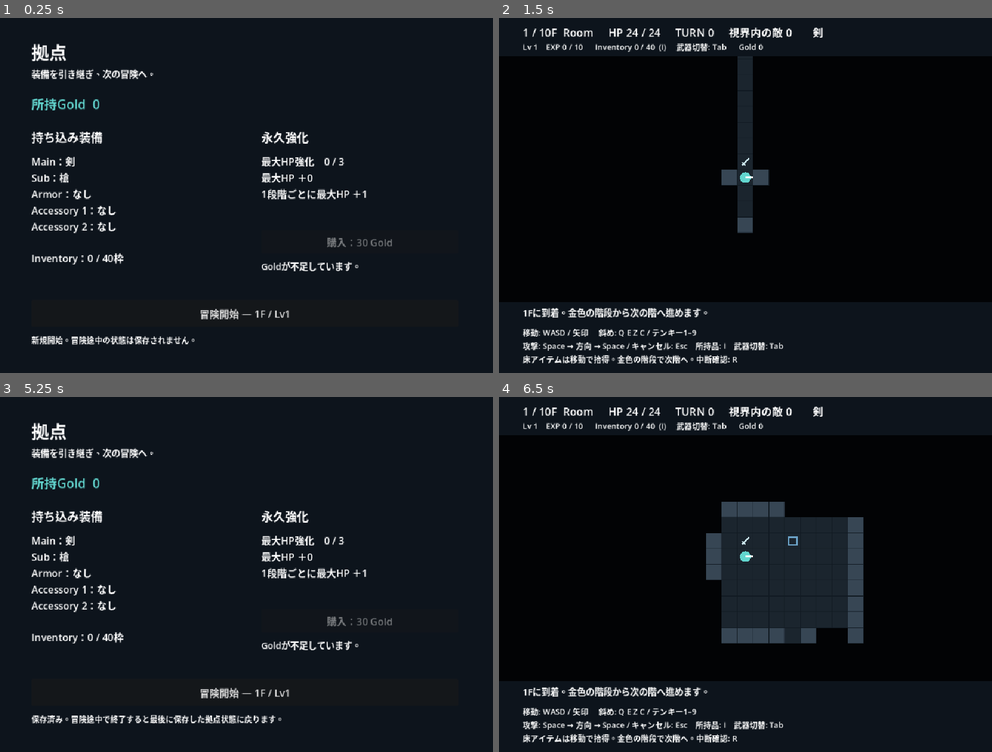
Above: before the commit, frames 1-4 (two rows, left to right).
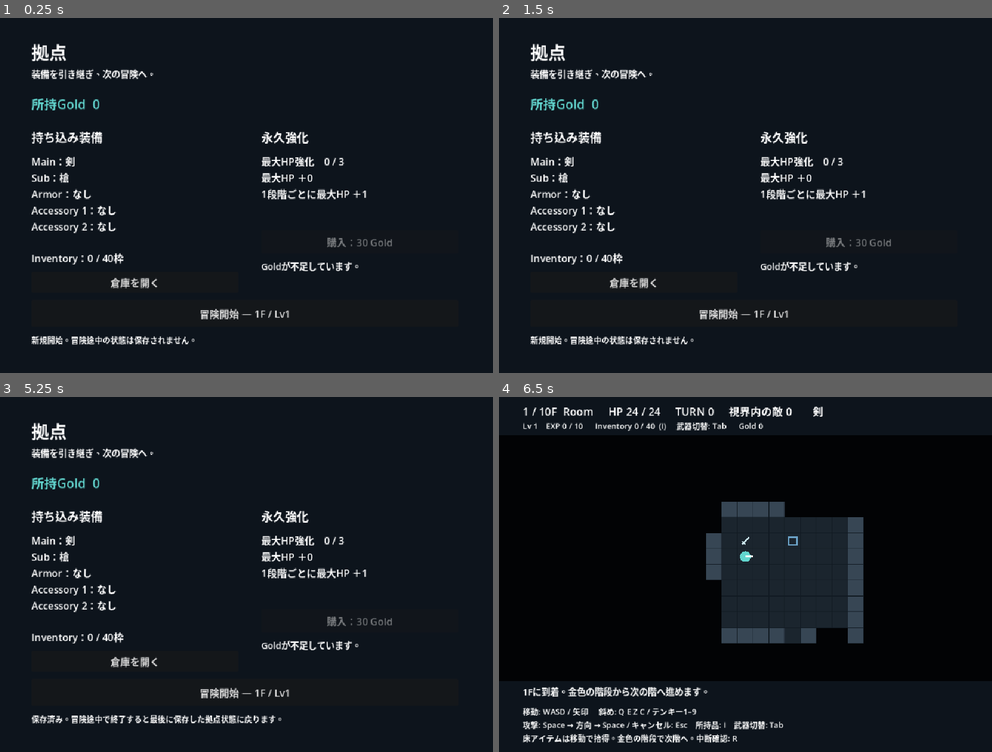
Above: after the commit, the same moments.

Repository: Termnix-IT/DungeonRemnant
Game: Godot game, scene res://game/main.tscn
The game is run twice, just before and just after one commit, with the same random seed, the same clock (stepped at 60 frames per second) and the same inputs.
Inputs (mouse positions are in pixels of both pictures, inside the frame that each line leads up to):
- Up to frame 1 (0.25 s): no input
- Up to frame 2 (1.5 s): click "冒険開始 — 1F / Lv1" (after the commit: "倉庫を開く") at 0.5 s; click (922, 60) at 1.25 s, where only the run after the commit has a clickable "閉じる (Esc)"
- Up to frame 3 (5.25 s): click (246, 691) at 2 s, where only the run after the commit has a clickable "冒険開始 — 1F / Lv1"; tap Enter at 2.75 s; move the mouse to (354, 556) at 2.77 s; hold D 2.78-3.53 s; hold Space (attack) 2.78-3.53 s; click (354, 556) at 2.92 s; tap R (restart) at 3.5 s; move the mouse to (147, 592) at 3.52 s; hold S 3.53-4.25 s; tap Right (move_e) at 3.6 s; click (147, 592) at 3.67 s; click "中断してリザルトへ" at 4.25 s; click "拠点へ戻る（R）" at 5 s
- Up to frame 4 (6.5 s): click "冒険開始 — 1F / Lv1" at 5.75 s

The runs differ from the first frame. In frame 1, 0.2% of the frame differs, in the area x 22-32%, y 73-77%; in frame 2, 8.7%, in the area x 4-80%, y 2-98%; in frame 3, 0.2%; in frame 4, less than 0.1%.

Commit message:
feat: add persistent hub warehouse

Diff:
--- a/rogue-like-play/game/hub/hub.gd
+++ b/rogue-like-play/game/hub/hub.gd
@@ -2,6 +2,7 @@
 
 signal start_requested
 signal purchase_requested
+signal storage_transfer_requested(from_storage: bool, index: int)
 
 var gold_label: Label
 var equipment_label: Label
@@ -10,6 +11,9 @@
 var purchase_button: Button
 var start_button: Button
 var save_label: Label
+var warehouse_button: Button
+@onready var warehouse_panel: WarehousePanel = $WarehousePanel
+var _state: RunCarryover
 
 
 func _ready() -> void:
@@ -28,9 +32,14 @@
 	purchase_button = _button("", Vector2(530, 430), Vector2(400, 48))
 	purchase_button.pressed.connect(func(): purchase_requested.emit())
 	feedback = _label("", Vector2(530, 490), Vector2(400, 55), 18)
+	warehouse_button = _button("倉庫を開く", Vector2(64, 515), Vector2(420, 42))
+	warehouse_button.pressed.connect(func(): warehouse_panel.present(_state))
 	start_button = _button("冒険開始 — 1F / Lv1", Vector2(64, 572), Vector2(866, 54))
 	start_button.pressed.connect(func(): start_requested.emit())
 	save_label = _label("", Vector2(64, 640), Vector2(866, 65), 16)
+	warehouse_panel.transfer_requested.connect(func(from_storage: bool, index: int): storage_transfer_requested.emit(from_storage, index))
+	# GUI input follows sibling order, so keep the modal after dynamically created Hub controls.
+	move_child(warehouse_panel, get_child_count() - 1)
 
 
 func _label(text: String, position: Vector2, size: Vector2, font_size: int) -> Label:
@@ -56,6 +65,7 @@
 
 
 func refresh(state: RunCarryover, message: String = "") -> void:
+	_state = state
 	gold_label.text = "所持Gold  %d" % state.gold
 	var lines: PackedStringArray = []
 	for index in state.equipment.slots.size():
@@ -69,3 +79,4 @@
 	purchase_button.text = "強化上限に到達" if cost < 0 else "購入：%d Gold" % cost
 	purchase_button.disabled = cost < 0 or state.gold < cost
 	feedback.text = message if not message.is_empty() else ("Goldが不足しています。" if cost >= 0 and state.gold < cost else "")
+	warehouse_panel.refresh(state)
--- a/rogue-like-play/game/hub/hub.tscn
+++ b/rogue-like-play/game/hub/hub.tscn
@@ -1,4 +1,6 @@
-[gd_scene load_steps=2 format=3]
+[gd_scene load_steps=3 format=3]
 [ext_resource type="Script" path="res://game/hub/hub.gd" id="1"]
+[ext_resource type="PackedScene" path="res://ui/warehouse_panel.tscn" id="2"]
 [node name="Hub" type="CanvasLayer"]
 script = ExtResource("1")
+[node name="WarehousePanel" parent="." instance=ExtResource("2")]
--- a/rogue-like-play/game/main.gd
+++ b/rogue-like-play/game/main.gd
@@ -15,6 +15,7 @@
 		state = save_store.load_state()
 	$Hub.start_requested.connect(start_run)
 	$Hub.purchase_requested.connect(purchase_upgrade)
+	$Hub.storage_transfer_requested.connect(transfer_storage)
 	$Hub.refresh(state)
 	_update_save_status()
 
@@ -34,12 +35,37 @@
 	return purchased
 
 
+func transfer_storage(from_storage: bool, index: int) -> bool:
+	if active_run != null or not has_node("Hub") or not $Hub.visible:
+		return false
+	var previous_inventory := state.inventory.copy()
+	var previous_storage := state.storage.copy()
+	var source := state.storage if from_storage else state.inventory
+	var destination := state.inventory if from_storage else state.storage
+	var moved := state.transfer_item(source, destination, index)
+	if moved == 0:
+		$Hub.warehouse_panel.refresh(state, "移動できません。移動先の空き容量を確認してください。")
+		return false
+	if saving_enabled and not save_store.save_state(state):
+		state.inventory = previous_inventory
+		state.storage = previous_storage
+		$Hub.warehouse_panel.refresh(state, "保存に失敗したため、アイテム移動を取り消しました。")
+		_update_save_status()
+		return false
+	var action := "取り出しました" if from_storage else "預けました"
+	$Hub.refresh(state)
+	$Hub.warehouse_panel.refresh(state, "%d個%s。" % [moved, action])
+	_update_save_status()
+	return true
+
+
 func start_run() -> void:
 	if active_run != null or not has_node("Hub") or not $Hub.visible:
 		return
 	if saving_enabled and not save_store.save_state(state):
 		_update_save_status()
 		return
+	$Hub.warehouse_panel.close()
 	$Hub.hide()
 	active_run = run_scene.instantiate()
 	active_run.name = "Run"
--- a/rogue-like-play/game/run/run_carryover.gd
+++ b/rogue-like-play/game/run/run_carryover.gd
@@ -1,8 +1,12 @@
 class_name RunCarryover
 extends RefCounted
 
+const STORAGE_MAX_ENTRIES := 120
+const STORAGE_MAX_STACK := 999
+
 var gold := 0
 var inventory := Inventory.new()
+var storage := Inventory.new(STORAGE_MAX_ENTRIES, STORAGE_MAX_STACK)
 var equipment := Equipment.new()
 var hp_upgrade_level := 0
 var upgrade: PermanentUpgrade = preload("res://data/upgrades/max_hp.tres")
@@ -15,6 +19,17 @@
 	gold -= cost
 	hp_upgrade_level += 1
 	return true
+
+
+func transfer_item(source: Inventory, destination: Inventory, index: int) -> int:
+	if source == null or destination == null or source == destination or index < 0 or index >= source.entries.size():
+		return 0
+	var entry := source.entries[index]
+	var unaccepted := destination.add(entry.item, entry.count)
+	var moved := entry.count - unaccepted
+	if moved > 0:
+		source.remove(index, moved)
+	return moved
 
 
 func capture(player: Node2D, held_gold: int) -> void:
--- a/rogue-like-play/game/save/save_codec.gd
+++ b/rogue-like-play/game/save/save_codec.gd
@@ -6,13 +6,17 @@
 
 
 static func encode(state: RunCarryover) -> Dictionary:
-	var inventory: Array = []
-	for entry in state.inventory.entries:
-		inventory.append({"id": String(entry.item.id), "count": entry.count})
 	var equipment: Array = []
 	for item in state.equipment.slots:
 		equipment.append(String(item.id) if item != null else null)
-	return {"version": VERSION, "gold": state.gold, "hp_upgrade_level": state.hp_upgrade_level, "inventory": inventory, "equipment": equipment}
+	return {"version": VERSION, "gold": state.gold, "hp_upgrade_level": state.hp_upgrade_level, "inventory": _encode_inventory(state.inventory), "storage": _encode_inventory(state.storage), "equipment": equipment}
+
+
+static func _encode_inventory(inventory: Inventory) -> Array:
+	var result: Array = []
+	for entry in inventory.entries:
+		result.append({"id": String(entry.item.id), "count": entry.count})
+	return result
 
 
 static func integer(value: Variant, minimum: int, maximum: int) -> bool:
@@ -25,21 +29,11 @@
 	var state := RunCarryover.new()
 	if not integer(data.get("gold"), 0, MAX_GOLD) or not integer(data.get("hp_upgrade_level"), 0, state.upgrade.costs.size()):
 		return null
-	if not data.get("inventory") is Array or data.inventory.size() > Inventory.MAX_ENTRIES:
+	if not _decode_inventory(data.get("inventory"), state.inventory):
 		return null
-	var stacks: Dictionary = {}
-	for entry: Variant in data.inventory:
-		if not entry is Dictionary or not entry.get("id") is String:
-			return null
-		var item := ItemCatalog.by_id(entry.id)
-		if item == null or not integer(entry.get("count"), 1, Inventory.MAX_STACK if item.stackable() else 1):
-			return null
-		if item.stackable():
-			if stacks.has(item.id):
-				return null
-			stacks[item.id] = true
-		if state.inventory.add(item, int(entry.count)) != 0:
-			return null
+	# Storage was added without changing version 1 so existing saves migrate to an empty warehouse.
+	if data.has("storage") and not _decode_inventory(data.storage, state.storage):
+		return null
 	if not data.get("equipment") is Array or data.equipment.size() != 5:
 		return null
 	for index in 5:
@@ -56,3 +50,22 @@
 	state.gold = int(data.gold)
 	state.hp_upgrade_level = int(data.hp_upgrade_level)
 	return state
+
+
+static func _decode_inventory(data: Variant, inventory: Inventory) -> bool:
+	if not data is Array or data.size() > inventory.max_entries:
+		return false
+	var stacks: Dictionary = {}
+	for entry: Variant in data:
+		if not entry is Dictionary or not entry.get("id") is String:
+			return false
+		var item := ItemCatalog.by_id(entry.id)
+		if item == null or not integer(entry.get("count"), 1, inventory.max_stack if item.stackable() else 1):
+			return false
+		if item.stackable():
+			if stacks.has(item.id):
+				return false
+			stacks[item.id] = true
+		if inventory.add(item, int(entry.count)) != 0:
+			return false
+	return true
--- a/rogue-like-play/items/inventory.gd
+++ b/rogue-like-play/items/inventory.gd
@@ -4,6 +4,13 @@
 const MAX_ENTRIES := 40
 const MAX_STACK := 50
 var entries: Array[InventoryEntry] = []
+var max_entries: int
+var max_stack: int
+
+
+func _init(entry_limit: int = MAX_ENTRIES, stack_limit: int = MAX_STACK) -> void:
+	max_entries = entry_limit
+	max_stack = stack_limit
 
 
 func add(item: ItemData, amount: int = 1) -> int:
@@ -13,15 +20,15 @@
 	if item.stackable():
 		for entry in entries:
 			if entry.item.id == item.id:
-				var accepted := mini(amount, MAX_STACK - entry.count)
+				var accepted := mini(amount, max_stack - entry.count)
 				entry.count += accepted
 				return amount - accepted
-		if entries.size() >= MAX_ENTRIES:
+		if entries.size() >= max_entries:
 			return amount
-		var accepted := mini(amount, MAX_STACK)
+		var accepted := mini(amount, max_stack)
 		entries.append(InventoryEntry.new(item, accepted))
 		return amount - accepted
-	var accepted := mini(amount, MAX_ENTRIES - entries.size())
+	var accepted := mini(amount, max_entries - entries.size())
 	for index in accepted:
 		entries.append(InventoryEntry.new(item))
 	return amount - accepted
@@ -37,7 +44,7 @@
 
 
 func copy() -> Inventory:
-	var result := Inventory.new()
+	var result := Inventory.new(max_entries, max_stack)
 	for entry in entries:
 		result.entries.append(InventoryEntry.new(entry.item, entry.count))
 	return result
--- a/rogue-like-play/tests/capture_hub.gd
+++ b/rogue-like-play/tests/capture_hub.gd
@@ -12,8 +12,12 @@
 
 
 func click(button: Button) -> void:
+	await click_at(button.get_global_rect().get_center())
+
+
+func click_at(position: Vector2) -> void:
 	var event := InputEventMouseButton.new()
-	event.position = button.get_global_rect().get_center()
+	event.position = position
 	event.button_index = MOUSE_BUTTON_LEFT
 	event.pressed = true
 	Input.parse_input_event(event)
@@ -35,10 +39,35 @@
 	var ok := root.get_texture().get_image().save_png("res://.godot/hub_initial.png") == OK
 	# Test-only funds make purchase verification repeatable; production starts at 0.
 	main.state.gold = 101
+	main.state.inventory.add(ItemCatalog.POTION, 10)
 	hub.refresh(main.state)
 	await click(hub.purchase_button)
 	ok = ok and main.state.gold == 71 and main.state.hp_upgrade_level == 1
 	ok = root.get_texture().get_image().save_png("res://.godot/hub_purchased.png") == OK and ok
+	await click(hub.warehouse_button)
+	var warehouse: WarehousePanel = hub.warehouse_panel
+	ok = ok and warehouse.visible
+	ok = root.get_texture().get_image().save_png("res://.godot/hub_warehouse.png") == OK and ok
+	var inventory_list: ItemList = warehouse.get_node("Panel/InventoryList")
+	await click_at(inventory_list.get_global_rect().position + Vector2(24, 20))
+	await click(warehouse.get_node("Panel/Deposit"))
+	ok = ok and main.state.inventory.entries.is_empty() and main.state.storage.entries[0].count == 10
+	var storage_list: ItemList = warehouse.get_node("Panel/StorageList")
+	await click_at(storage_list.get_global_rect().position + Vector2(24, 20))
+	await click(warehouse.get_node("Panel/Withdraw"))
+	ok = ok and main.state.inventory.entries[0].count == 10 and main.state.storage.entries.is_empty()
+	await click(warehouse.get_node("Panel/Close"))
+	ok = ok and not warehouse.visible
+	await click(hub.warehouse_button)
+	var escape := InputEventKey.new()
+	escape.keycode = KEY_ESCAPE
+	escape.pressed = true
+	Input.parse_input_event(escape)
+	var escape_release := escape.duplicate() as InputEventKey
+	escape_release.pressed = false
+	Input.parse_input_event(escape_release)
+	await settle()
+	ok = ok and not warehouse.visible
 	await click(hub.start_button)
 	ok = ok and main.active_run != null and not hub.visible
 	var run: Node2D = main.active_run
@@ -63,5 +92,5 @@
 	await settle()
 	await click(main.active_run.result_panel.accept)
 	ok = ok and hub.visible and main.active_run == null and main.state.gold == 36
-	print("Hub capture, mouse purchase/start/return and keyboard R return: ", "passed" if ok else "FAILED")
+	print("Hub capture, mouse warehouse/purchase/start/return and keyboard R return: ", "passed" if ok else "FAILED")
 	quit(0 if ok else 1)
--- a/rogue-like-play/tests/test_hub.gd
+++ b/rogue-like-play/tests/test_hub.gd
@@ -32,10 +32,23 @@
 	root.add_child(main)
 	var hub: CanvasLayer = main.get_node("Hub")
 	check(hub.visible and main.active_run == null and hub.purchase_button.disabled, "Game starts in Hub with no active dungeon")
+	check(hub.get_child(hub.get_child_count() - 1) == hub.warehouse_panel, "Warehouse modal is last in GUI input order")
 	check(hub.gold_label.text.contains("0") and hub.equipment_label.text.contains("剣"), "Hub displays initial Gold and equipment")
 	main.state.gold = 101
 	main.state.inventory.add(ItemCatalog.POTION, 10)
+	main.state.inventory.add(preload("res://data/items/leather_armor.tres"))
 	main.state.equipment.slots[3] = preload("res://data/items/vital_charm.tres")
+	hub.warehouse_panel.present(main.state)
+	check(hub.warehouse_panel.visible and hub.warehouse_panel.get_node("Panel/InventoryList").item_count == 2, "Warehouse opens with carried inventory")
+	hub.warehouse_panel.get_node("Panel/InventoryList").item_selected.emit(1)
+	hub.warehouse_panel.get_node("Panel/Deposit").pressed.emit()
+	check(main.state.storage.entries.size() == 1 and main.state.inventory.entries.size() == 1, "Hub UI deposits one equipment item")
+	hub.warehouse_panel.get_node("Panel/StorageList").item_selected.emit(0)
+	hub.warehouse_panel.get_node("Panel/Withdraw").pressed.emit()
+	check(main.state.storage.entries.is_empty() and main.state.inventory.entries.size() == 2, "Hub UI withdraws deposited item")
+	main.state.inventory.remove(1)
+	main.state.storage.add(ItemCatalog.POTION, 12)
+	hub.warehouse_panel.close()
 	check(main.purchase_upgrade() and main.state.gold == 71 and main.state.hp_upgrade_level == 1, "Hub purchase updates shared state")
 	main.start_run()
 	var run: Node2D = main.active_run
@@ -59,6 +72,7 @@
 	run.retry_run()
 	check(main.active_run == null and hub.visible and main.state.gold == 36, "Result returns to Hub with surviving Gold")
 	check(main.state.hp_upgrade_level == 1 and main.state.inventory.entries[0].count == 5 and main.state.equipment.slots[3] != null, "Death preserves upgrade and gear, halves inventory")
+	check(main.state.storage.entries[0].count == 12, "Death leaves warehouse untouched")
 	main.return_to_hub()
 	check(main.state.gold == 36, "Duplicate Hub return cannot apply loss")
 	for cycle in 3:
--- a/rogue-like-play/tests/test_inventory.gd
+++ b/rogue-like-play/tests/test_inventory.gd
@@ -55,6 +55,13 @@
 	var draft := inventory.copy()
 	draft.remove(0)
 	check(draft.entries.size() == inventory.entries.size() - 1, "Transaction copy is independent")
+	var state := RunCarryover.new()
+	state.inventory.add(POTION, 50)
+	check(state.transfer_item(state.inventory, state.storage, 0) == 50 and state.inventory.entries.is_empty(), "Whole consumable stack deposits")
+	check(state.storage.max_entries == 120 and state.storage.max_stack == 999, "Warehouse has dedicated capacity")
+	state.inventory.add(POTION, 49)
+	check(state.transfer_item(state.storage, state.inventory, 0) == 1 and state.storage.entries[0].count == 49, "Withdrawal moves only destination capacity")
+	check(state.transfer_item(state.storage, state.inventory, -1) == 0 and state.transfer_item(state.storage, state.storage, 0) == 0, "Invalid warehouse transfer does not mutate")
 
 
 func new_run() -> Node2D:
--- a/rogue-like-play/tests/test_save.gd
+++ b/rogue-like-play/tests/test_save.gd
@@ -31,6 +31,8 @@
 	state.inventory.add(ItemCatalog.POTION, 50)
 	for index in 8:
 		state.inventory.add(ItemCatalog.floor_item(index))
+	state.storage.add(ItemCatalog.POTION, 123)
+	state.storage.add(ItemCatalog.floor_item(1), 2)
 	state.equipment.slots[2] = preload("res://data/items/leather_armor.tres")
 	state.equipment.slots[3] = preload("res://data/items/vital_charm.tres")
 	state.equipment.slots[4] = preload("res://data/items/vision_charm.tres")
@@ -41,6 +43,11 @@
 	var original := SaveCodec.encode(sample())
 	var roundtrip := SaveCodec.decode(JSON.parse_string(JSON.stringify(original)))
 	check(roundtrip != null and SaveCodec.encode(roundtrip) == original, "JSON round trip preserves all item IDs, counts, five slots and upgrade")
+	check(roundtrip.storage.entries[0].count == 123 and roundtrip.storage.entries.size() == 3, "JSON round trip preserves warehouse")
+	var legacy := original.duplicate(true)
+	legacy.erase("storage")
+	var migrated := SaveCodec.decode(legacy)
+	check(migrated != null and migrated.storage.entries.is_empty(), "Version 1 save without warehouse migrates to empty warehouse")
 	for invalid in [null, [], "data", 42, true, {}, {"version": 2}]:
 		check(SaveCodec.decode(invalid) == null, "Invalid top-level or version rejected")
 	for key in ["gold", "hp_upgrade_level", "version"]:
@@ -59,6 +66,18 @@
 	var duplicate_stack := original.duplicate(true)
 	duplicate_stack.inventory.append(duplicate_stack.inventory[0].duplicate())
 	check(SaveCodec.decode(duplicate_stack) == null, "Duplicate stack rejected")
+	for invalid in [null, {}, "items", [{"id": "unknown", "count": 1}], [{"id": "healing_potion", "count": 1000}]]:
+		var data := original.duplicate(true)
+		data.storage = invalid
+		check(SaveCodec.decode(data) == null, "Invalid warehouse rejected")
+	var duplicate_storage_stack := original.duplicate(true)
+	duplicate_storage_stack.storage.append(duplicate_storage_stack.storage[0].duplicate())
+	check(SaveCodec.decode(duplicate_storage_stack) == null, "Duplicate warehouse stack rejected")
+	var storage_overflow := original.duplicate(true)
+	storage_overflow.storage.clear()
+	for index in 121:
+		storage_overflow.storage.append(original.storage[1].duplicate())
+	check(SaveCodec.decode(storage_overflow) == null, "Warehouse over 120 entries rejected")
 	var full := sample()
 	full.inventory = Inventory.new()
 	full.inventory.add(ItemCatalog.floor_item(0), 40)
@@ -126,12 +145,13 @@
 	main.save_store.path = test_dir + "/game.json"
 	root.add_child(main)
 	main.state.gold = 100
+	main.state.storage.add(ItemCatalog.POTION, 75)
 	check(main.purchase_upgrade() and main.state.gold == 70, "Purchase saved")
 	main.free()
 	main = preload("res://game/main.tscn").instantiate()
 	main.save_store.path = test_dir + "/game.json"
 	root.add_child(main)
-	check(main.state.gold == 70 and main.state.hp_upgrade_level == 1, "New Main restores purchase")
+	check(main.state.gold == 70 and main.state.hp_upgrade_level == 1 and main.state.storage.entries[0].count == 75, "New Main restores purchase and warehouse")
 	main.start_run()
 	main.active_run.turns.gold = 101
 	main.active_run.turns.player.inventory.add(ItemCatalog.POTION, 10)
@@ -142,6 +162,7 @@
 	main.save_store.path = test_dir + "/game.json"
 	root.add_child(main)
 	check(main.state.gold == 51 and main.state.inventory.entries[0].count == 5 and main.state.hp_upgrade_level == 1, "Restart after result restores once-reduced possessions")
+	check(main.state.storage.entries[0].count == 75, "Adventure loss does not affect warehouse")
 	main.start_run()
 	check(main.active_run.turns.player.hp == 25 and main.active_run.progression.level == 1, "Restart applies permanent bonus, not run growth")
 	main.active_run.turns.gold = 999
@@ -152,6 +173,9 @@
 	check(main.state.gold == 51, "Interrupted adventure rolls back to departure state")
 	main.state.gold = 100
 	main.save_store.path = test_dir + "/missing/purchase.json"
+	var carried_before: int = main.state.inventory.entries[0].count
+	var stored_before: int = main.state.storage.entries[0].count
+	check(not main.transfer_storage(false, 0) and main.state.inventory.entries[0].count == carried_before and main.state.storage.entries[0].count == stored_before, "Failed warehouse save rolls transfer back")
 	check(not main.purchase_upgrade() and main.state.gold == 100 and main.state.hp_upgrade_level == 1, "Failed save rolls purchase back")
 	main.start_run()
 	check(main.active_run == null and main.get_node("Hub").save_label.text.contains("保存失敗"), "Failed departure save stays in Hub with error")
--- /dev/null
+++ b/rogue-like-play/ui/warehouse_panel.gd
@@ -0,0 +1,76 @@
+class_name WarehousePanel
+extends Control
+
+signal transfer_requested(from_storage: bool, index: int)
+
+var state: RunCarryover
+var inventory_index := -1
+var storage_index := -1
+
+
+func _ready() -> void:
+	hide()
+	$Panel/InventoryList.item_selected.connect(_select_inventory)
+	$Panel/StorageList.item_selected.connect(_select_storage)
+	$Panel/Deposit.pressed.connect(func(): transfer_requested.emit(false, inventory_index))
+	$Panel/Withdraw.pressed.connect(func(): transfer_requested.emit(true, storage_index))
+	$Panel/Close.pressed.connect(close)
+
+
+func present(current_state: RunCarryover) -> void:
+	state = current_state
+	inventory_index = -1
+	storage_index = -1
+	refresh()
+	show()
+
+
+func refresh(current_state: RunCarryover = state, message: String = "") -> void:
+	state = current_state
+	$Panel/InventoryTitle.text = "持ち込みInventory  %d / %d枠" % [state.inventory.entries.size(), state.inventory.max_entries]
+	$Panel/StorageTitle.text = "倉庫  %d / %d枠" % [state.storage.entries.size(), state.storage.max_entries]
+	_fill_list($Panel/InventoryList, state.inventory)
+	_fill_list($Panel/StorageList, state.storage)
+	if inventory_index >= state.inventory.entries.size():
+		inventory_index = -1
+	if storage_index >= state.storage.entries.size():
+		storage_index = -1
+	if inventory_index >= 0:
+		$Panel/InventoryList.select(inventory_index)
+	if storage_index >= 0:
+		$Panel/StorageList.select(storage_index)
+	$Panel/Deposit.disabled = inventory_index < 0
+	$Panel/Withdraw.disabled = storage_index < 0
+	$Panel/Feedback.text = message
+
+
+func close() -> void:
+	hide()
+
+
+func _fill_list(list: ItemList, inventory: Inventory) -> void:
+	list.clear()
+	for entry: InventoryEntry in inventory.entries:
+		list.add_item("%s  ×%d" % [entry.item.display_name, entry.count])
+
+
+func _select_inventory(index: int) -> void:
+	inventory_index = index
+	storage_index = -1
+	$Panel/StorageList.deselect_all()
+	$Panel/Deposit.disabled = false
+	$Panel/Withdraw.disabled = true
+
+
+func _select_storage(index: int) -> void:
+	storage_index = index
+	inventory_index = -1
+	$Panel/InventoryList.deselect_all()
+	$Panel/Deposit.disabled = true
+	$Panel/Withdraw.disabled = false
+
+
+func _unhandled_input(event: InputEvent) -> void:
+	if visible and event.is_action_pressed("ui_cancel"):
+		close()
+		get_viewport().set_input_as_handled()
--- /dev/null
+++ b/rogue-like-play/ui/warehouse_panel.tscn
@@ -0,0 +1,107 @@
+[gd_scene load_steps=2 format=3]
+
+[ext_resource type="Script" path="res://ui/warehouse_panel.gd" id="1"]
+
+[node name="WarehousePanel" type="Control"]
+z_index = 10
+layout_mode = 3
+anchors_preset = 15
+anchor_right = 1.0
+anchor_bottom = 1.0
+grow_horizontal = 2
+grow_vertical = 2
+mouse_filter = 0
+script = ExtResource("1")
+
+[node name="Shade" type="ColorRect" parent="."]
+layout_mode = 1
+anchors_preset = 15
+anchor_right = 1.0
+anchor_bottom = 1.0
+grow_horizontal = 2
+grow_vertical = 2
+color = Color(0.01, 0.02, 0.03, 0.94)
+
+[node name="Panel" type="Panel" parent="."]
+layout_mode = 0
+offset_left = 50.0
+offset_top = 55.0
+offset_right = 950.0
+offset_bottom = 665.0
+
+[node name="Title" type="Label" parent="Panel"]
+offset_left = 24.0
+offset_top = 18.0
+offset_right = 500.0
+offset_bottom = 54.0
+theme_override_font_sizes/font_size = 26
+text = "倉庫"
+
+[node name="Close" type="Button" parent="Panel"]
+offset_left = 740.0
+offset_top = 14.0
+offset_right = 876.0
+offset_bottom = 52.0
+focus_mode = 0
+text = "閉じる (Esc)"
+
+[node name="InventoryTitle" type="Label" parent="Panel"]
+offset_left = 24.0
+offset_top = 72.0
+offset_right = 390.0
+offset_bottom = 104.0
+theme_override_font_sizes/font_size = 20
+
+[node name="StorageTitle" type="Label" parent="Panel"]
+offset_left = 510.0
+offset_top = 72.0
+offset_right = 876.0
+offset_bottom = 104.0
+theme_override_font_sizes/font_size = 20
+
+[node name="InventoryList" type="ItemList" parent="Panel"]
+offset_left = 24.0
+offset_top = 112.0
+offset_right = 390.0
+offset_bottom = 460.0
+theme_override_font_sizes/font_size = 18
+
+[node name="StorageList" type="ItemList" parent="Panel"]
+offset_left = 510.0
+offset_top = 112.0
+offset_right = 876.0
+offset_bottom = 460.0
+theme_override_font_sizes/font_size = 18
+
+[node name="Deposit" type="Button" parent="Panel"]
+offset_left = 405.0
+offset_top = 212.0
+offset_right = 495.0
+offset_bottom = 262.0
+focus_mode = 0
+text = "預ける →"
+
+[node name="Withdraw" type="Button" parent="Panel"]
+offset_left = 405.0
+offset_top = 286.0
+offset_right = 495.0
+offset_bottom = 336.0
+focus_mode = 0
+text = "← 取り出す"
+
+[node name="Feedback" type="Label" parent="Panel"]
+offset_left = 24.0
+offset_top = 480.0
+offset_right = 876.0
+offset_bottom = 520.0
+autowrap_mode = 3
+theme_override_font_sizes/font_size = 17
+
+[node name="Help" type="Label" parent="Panel"]
+offset_left = 24.0
+offset_top = 535.0
+offset_right = 876.0
+offset_bottom = 590.0
+autowrap_mode = 3
+theme_override_font_sizes/font_size = 15
+text = "選択した1スタックを移動します。倉庫内のアイテムは冒険へ持ち込まず、死亡・中断時の損失対象にもなりません。"
Not shown, added: rogue-like-play/ui/warehouse_panel.gd.uid
Not shown, changed: docs/MVP受け入れ確認.md
Not shown, changed: rogue-like-play/開発メモ.md
